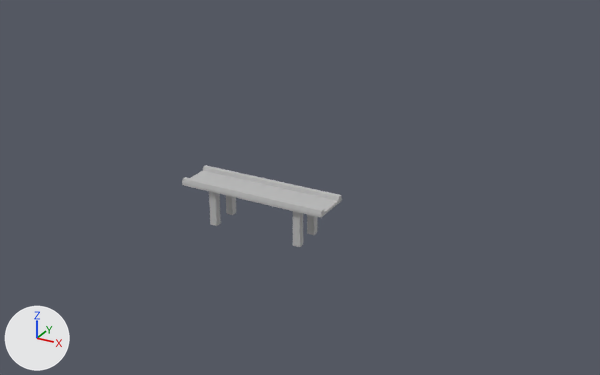
An edit to the OBJ model public/assets/models/belt.obj, drawn before and after from the same camera.
The view is the same before and after, from a 50 mm camera at (47.9, -77.3, 40.1) aimed at (4.7, 1.4, 0.8). The lights are fixed; the arrows at lower left show +X, +Y and +Z. Where no turn or scale is listed for an object, it has been applied to the vertices. Vertices at the same position are counted once.

The first picture shows 'belt'.
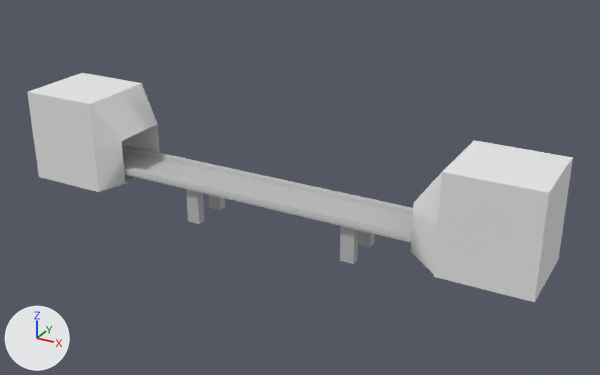
Changed parts and their boxes [x1, y1, x2, y2] in the pictures (600 x 375 px; the box of a moved part takes in the faces that stretch with it):
'belt', reshaped (240% wider, 177% taller): before [182, 165, 342, 247]; after [27, 73, 573, 302]
part 1 of me_belt, moved or reshaped: before [307, 215, 318, 235]; after [358, 230, 375, 247]
part 2 of me_belt, moved or reshaped: before [293, 211, 303, 247]; after [340, 226, 358, 264]
part 3 of me_belt, moved or reshaped: before [226, 195, 236, 215]; after [209, 195, 225, 210]
part 4 of me_belt, moved or reshaped: before [203, 165, 342, 201]; after [123, 146, 413, 215]
part 5 of me_belt, moved or reshaped: before [209, 191, 221, 226]; after [186, 189, 204, 224]
part 6 of me_belt, moved or reshaped: before [182, 171, 342, 218]; after [123, 151, 413, 242]
part 7 of me_belt, moved or reshaped: before [182, 177, 324, 215]; after [124, 165, 412, 240]
part 8 of me_belt, added: after [411, 140, 573, 302]
part 9 of me_belt, added: after [27, 73, 160, 192]

The change in detail:
Material 'initialShadingGroup' (mat_initialshadinggroup) is new.
Its base color is (0.8, 0.8, 0.8) (white #e7e7e7).
Its roughness is 1.0.
me_belt is used by ob_belt; location (0.0, 0.0, 0.0).
me_belt had 618 vertices, 601 faces and spanned x -9.6..9.5, y -2.5..2.7, z -5.1..0.4.
me_belt now has 842 vertices, 805 faces and spans x -31.4..34.3, y -4.9..5.2, z -5.1..8.9.
me_belt part 1: the loose piece of 68 vertices spanning x 5.5..6.5, y 1.6..2.4, z -5.1..-0.4 is scaled about its middle by (1.81, 1.29, 1), then moved by (6.8, 0.6, 0.0).
me_belt part 2: the loose piece of 68 vertices spanning x 5.5..6.5, y -2.0..-1.1, z -5.1..-0.4 is scaled about its middle by (1.81, 1.29, 1), then moved by (6.8, -0.5, 0.0).
me_belt part 3: the loose piece of 68 vertices spanning x -6.1..-5.1, y 1.6..2.4, z -5.1..-0.4 is scaled about its middle by (1.81, 1.29, 1), then moved by (-2.6, 0.6, 0.0).
me_belt part 4: the loose piece of 110 vertices spanning x -9.6..9.5, y 1.9..2.7, z -0.1..0.4 is scaled about its middle by (2.74, 1.29, 1), then moved by (3.2, 0.6, 0.0).
me_belt part 5: the loose piece of 68 vertices spanning x -6.1..-5.1, y -2.0..-1.1, z -5.1..-0.4 is scaled about its middle by (1.81, 1.29, 1), then moved by (-2.6, -0.5, 0.0).
me_belt part 6: the loose piece of 126 vertices spanning x -9.6..9.5, y -2.5..2.7, z -0.4..-0.1 is scaled about its middle by (2.74, 1.29, 1), then moved by (3.2, 0.0, 0.0).
me_belt part 7: the loose piece of 110 vertices spanning x -9.6..9.5, y -2.5..-1.7, z -0.1..0.4 is scaled about its middle by (2.74, 1.29, 1), then moved by (3.2, -0.6, 0.0).
me_belt part 8: a new loose piece of 112 vertices spanning x 20.6..34.3, y -4.9..5.2, z -2.8..8.9, in mat_initialshadinggroup (white #e7e7e7).
me_belt part 9: a new loose piece of 112 vertices spanning x -31.4..-17.7, y -4.9..5.2, z -2.9..8.8, in mat_initialshadinggroup (white #e7e7e7).
me_belt now uses material mat_initialshadinggroup (white #e7e7e7).
